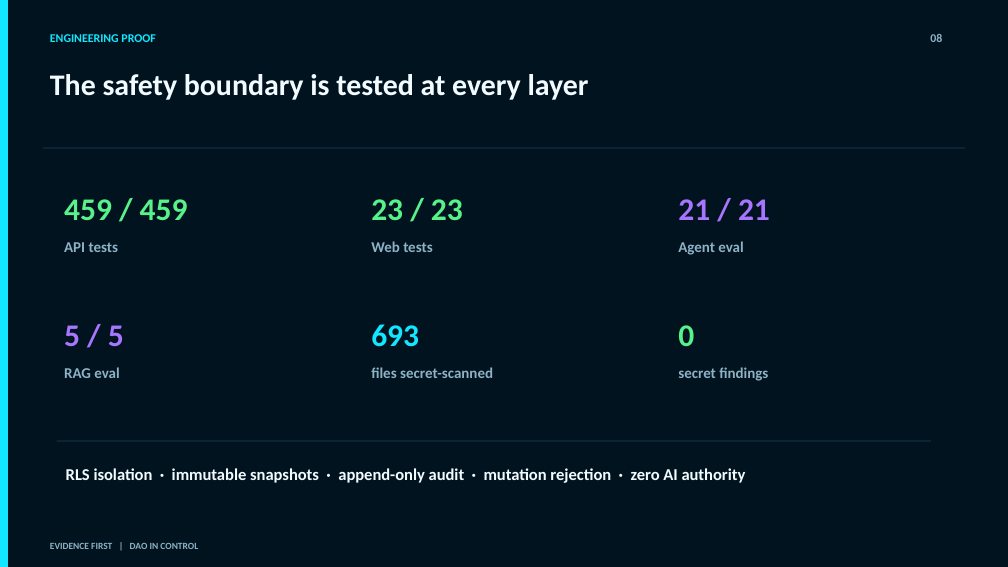
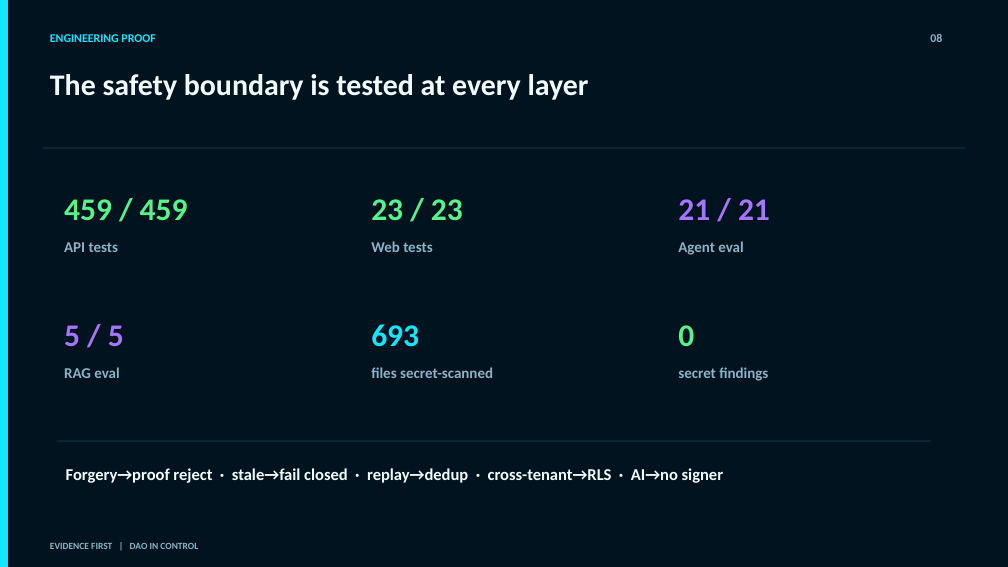
Before and after one commit to vivayang911/AEOS, a slide deck: slide 8 of docs/submission/aeos-buidl-ctc-2026-fall.pptx. Drawn at 1008x567 pixels with LibreOffice and Linux fonts; fonts in the diff are those of the drawing. Boxes give left, top, right and bottom in pixels: in the first picture for what was removed or moved away, otherwise in the second. Text is boxed around its words. In the diff, an @@ line names an element or a change of style, - is before the commit and + after.

```diff
--- a/docs/submission/aeos-buidl-ctc-2026-fall.pptx
+++ b/docs/submission/aeos-buidl-ctc-2026-fall.pptx
@@ text at [66,468,723,483]: text changed @@
-RLS isolation · immutable snapshots · append-only audit · mutation rejection · zero AI authority
+Forgery→proof reject · stale→fail closed · replay→dedup · cross-tenant→RLS · AI→no signer
```
Also in this commit, not shown: 3 other slides changed, 9 other files.
